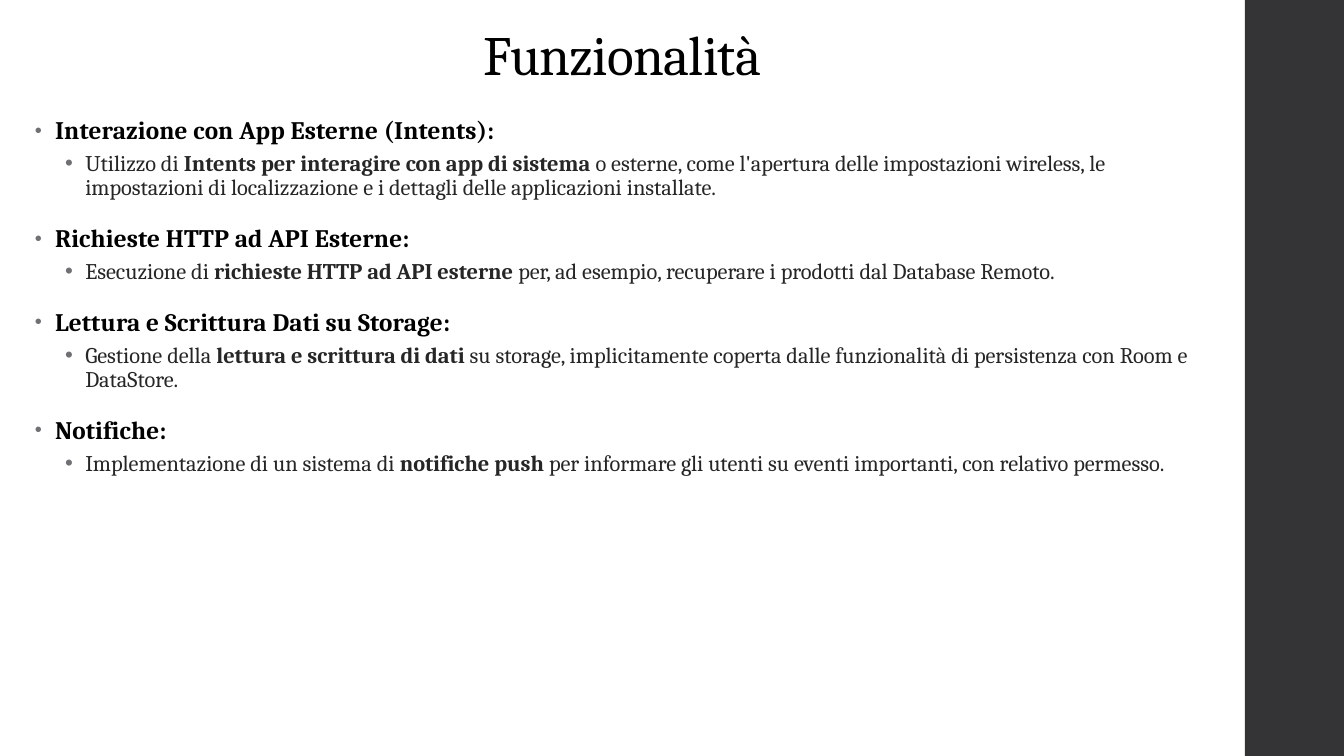
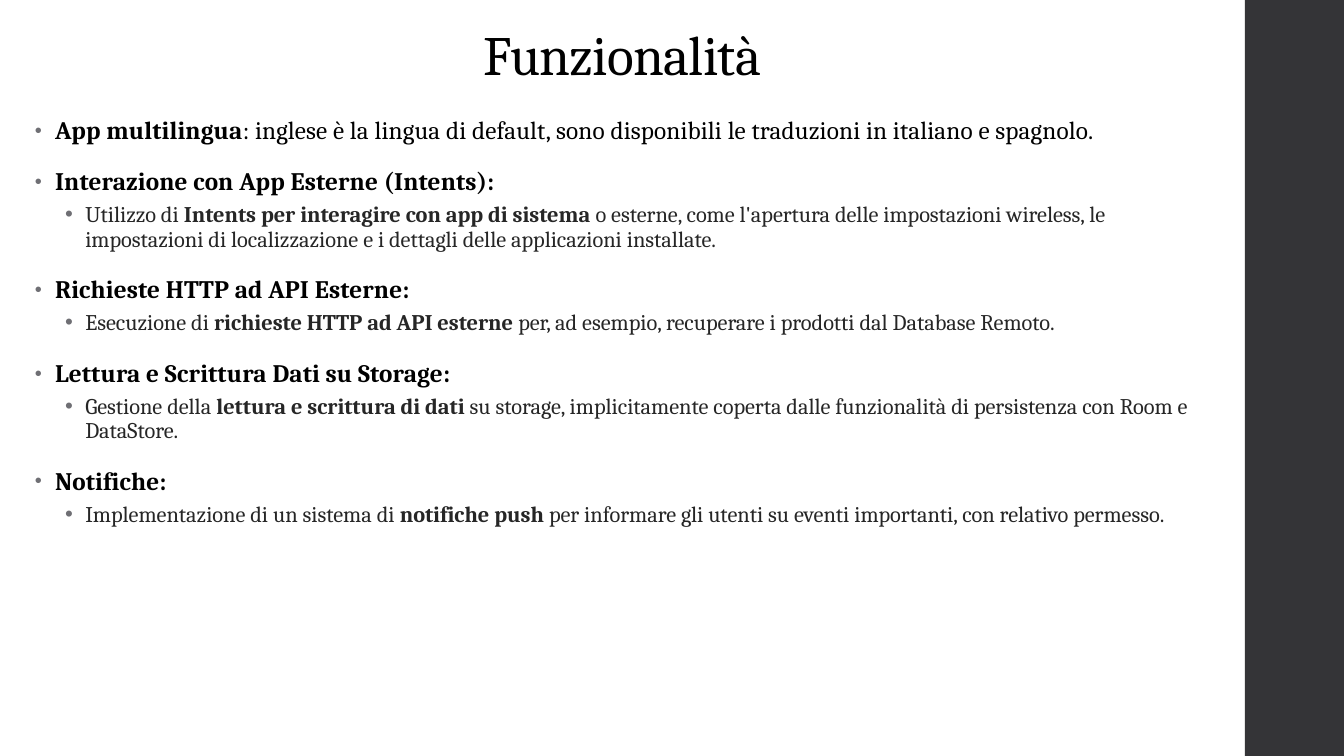
Before and after one commit to vMxster/Kickify, a slide deck: slide 4 of Docs/Kickify.pptx. Drawn at 1344x756 pixels with LibreOffice and Linux fonts; fonts in the diff are those of the drawing. Boxes give left, top, right and bottom in pixels: in the first picture for what was removed or moved away, otherwise in the second. Text is boxed around its words. In the diff, an @@ line names an element or a change of style, - is before the commit and + after.

```diff
--- a/Docs/Kickify.pptx
+++ b/Docs/Kickify.pptx
@@ text at bbox=[55, 121, 1093, 145]: paragraph added @@
+• App multilingua: inglese è la lingua di default, sono disponibili le traduzioni in italiano e spagnolo.
```
Also in this commit, not shown: 2 other slides changed.
